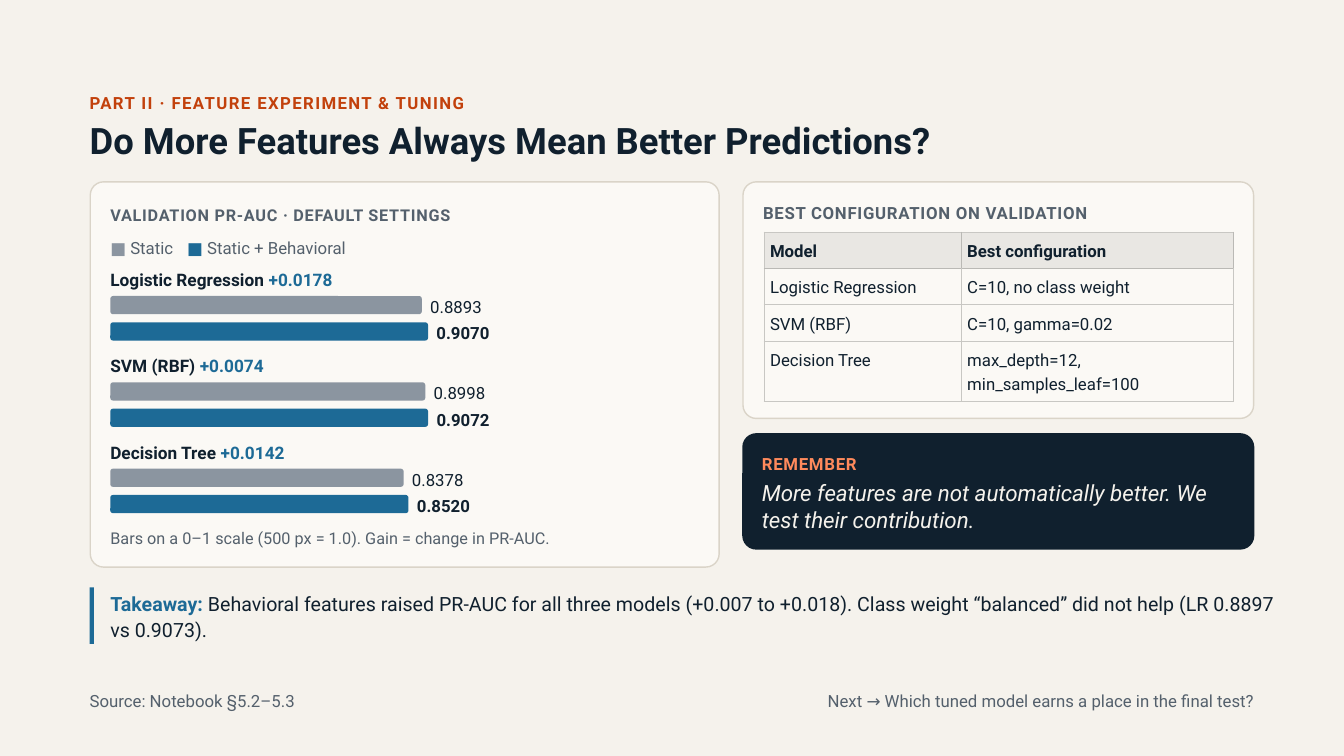
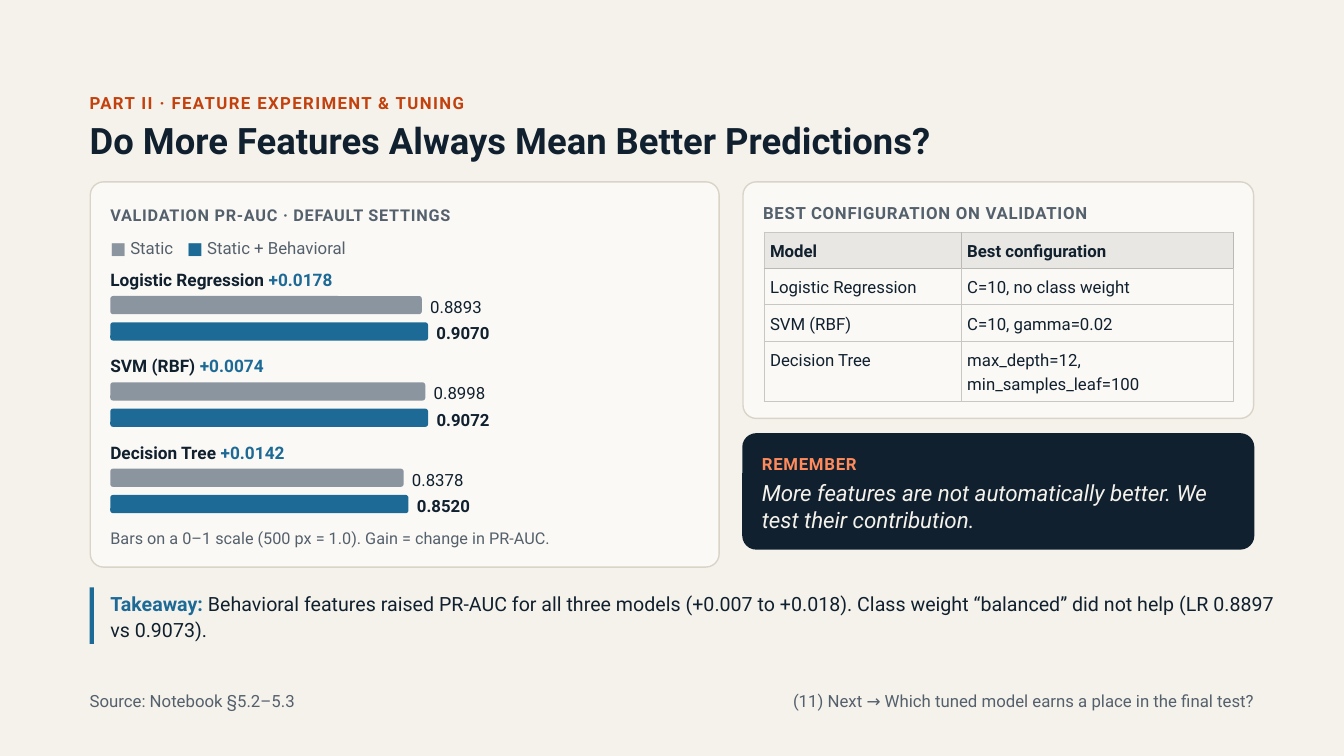
Before and after one commit to DakFu2k6/DS66A_Group_07, a slide deck: slide 11 of Fraud_Detection.pptx. Drawn at 1344x756 pixels with LibreOffice and Linux fonts; fonts in the diff are those of the drawing. Boxes give left, top, right and bottom in pixels: in the first picture for what was removed or moved away, otherwise in the second. Text is boxed around its words. In the diff, an @@ line names an element or a change of style, - is before the commit and + after.

```diff
--- a/Fraud_Detection.pptx
+++ b/Fraud_Detection.pptx
@@ text at (x1=793, y1=694, x2=1253, y2=711): text changed @@
-Next → Which tuned model earns a place in the final test?
+(11) Next → Which tuned model earns a place in the final test?
```
Also in this commit, not shown: 23 other slides changed, 1 other file.
